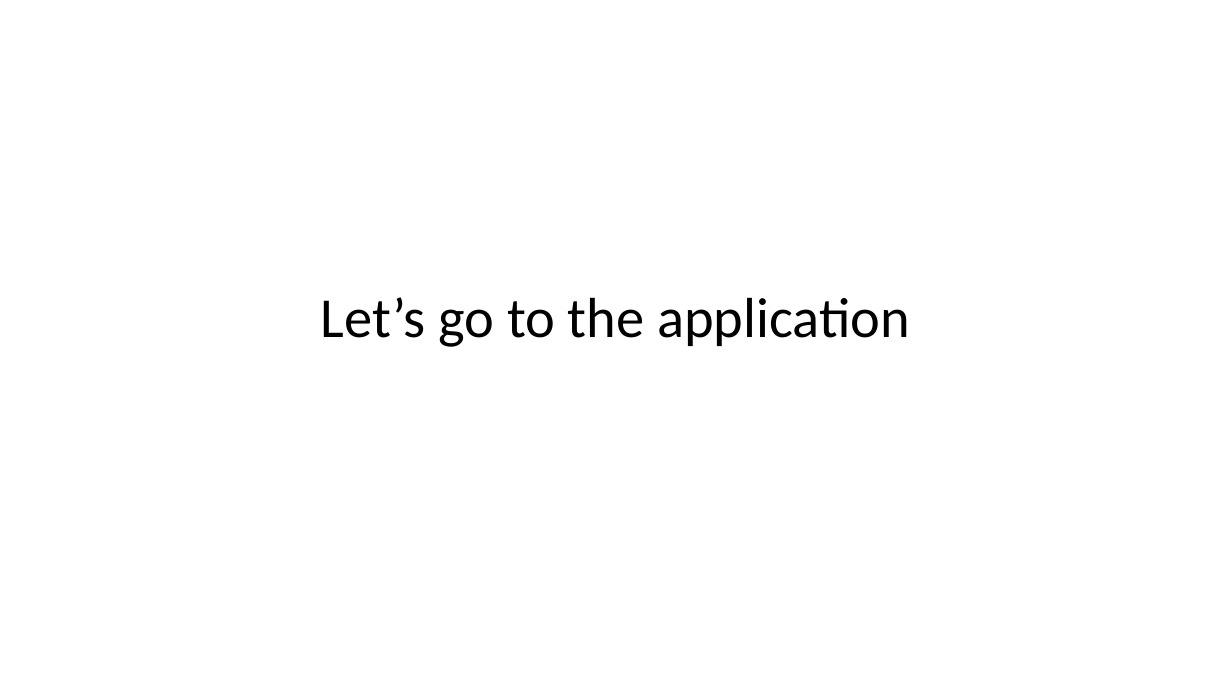
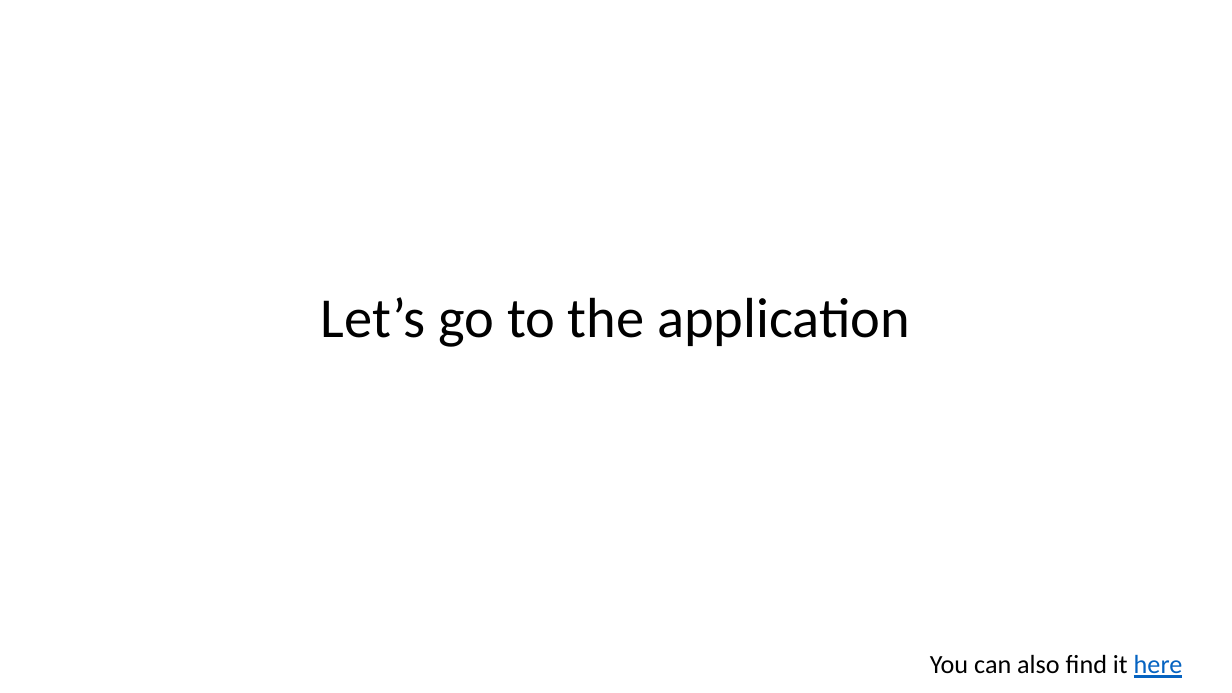
Before and after one commit to MCooperBorkenhagen/wisconsin_literacy_member_data, a slide deck: slide 13 of resources/member_data_webinar.pptx (slide 11 before the commit). Drawn at 1232x693 pixels with LibreOffice and Linux fonts; fonts in the diff are those of the drawing. Boxes give left, top, right and bottom in pixels: in the first picture for what was removed or moved away, otherwise in the second. Text is boxed around its words. In the diff, an @@ line names an element or a change of style, - is before the commit and + after.

```diff
--- a/resources/member_data_webinar.pptx
+++ b/resources/member_data_webinar.pptx
@@ text added at [930,654,1183,678], 20.4 pt, text #000000 @@
+You can also find it here
```
Also in this commit, not shown: 10 other slides changed, 5 slides added, 1 slide removed, 5 other files.
